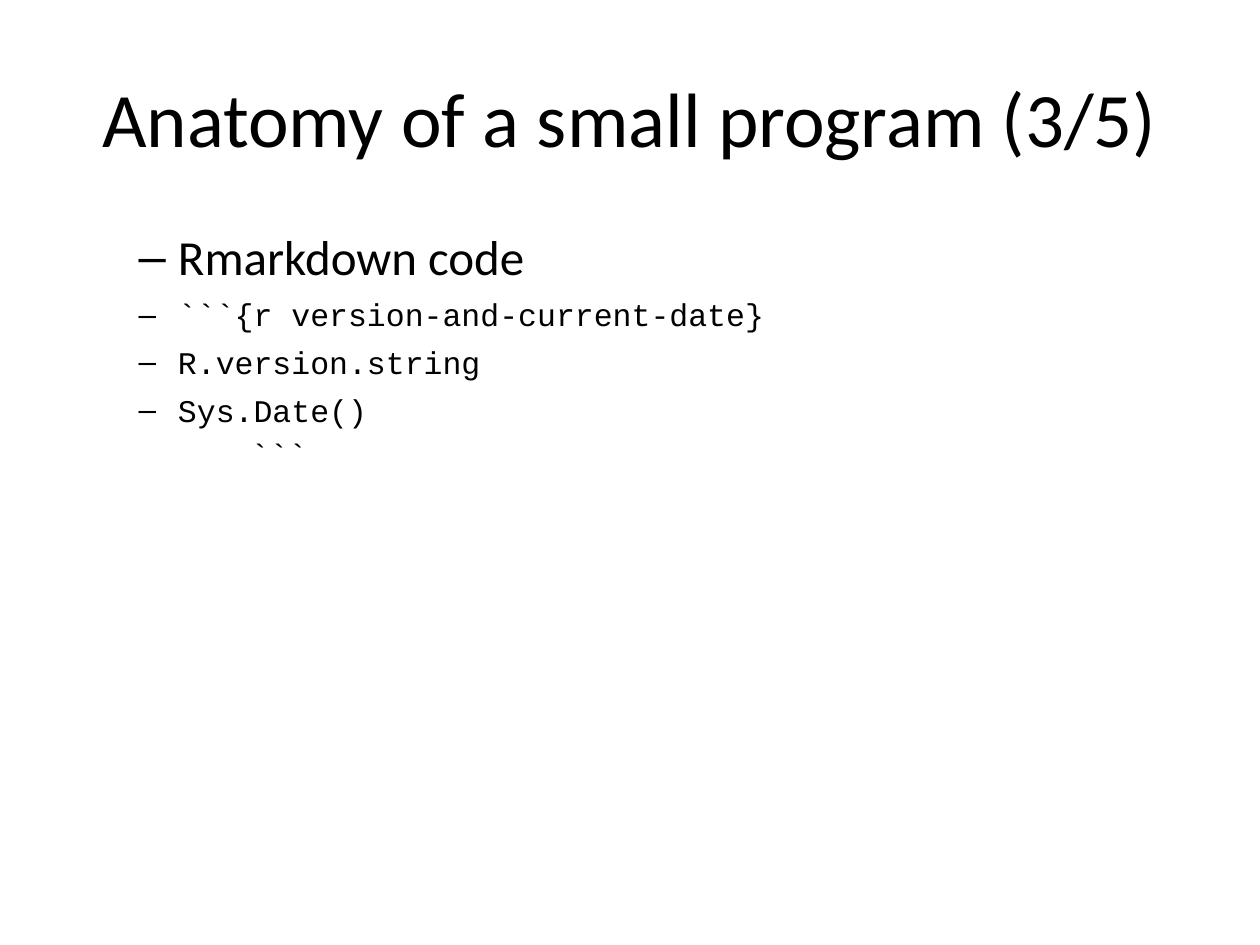
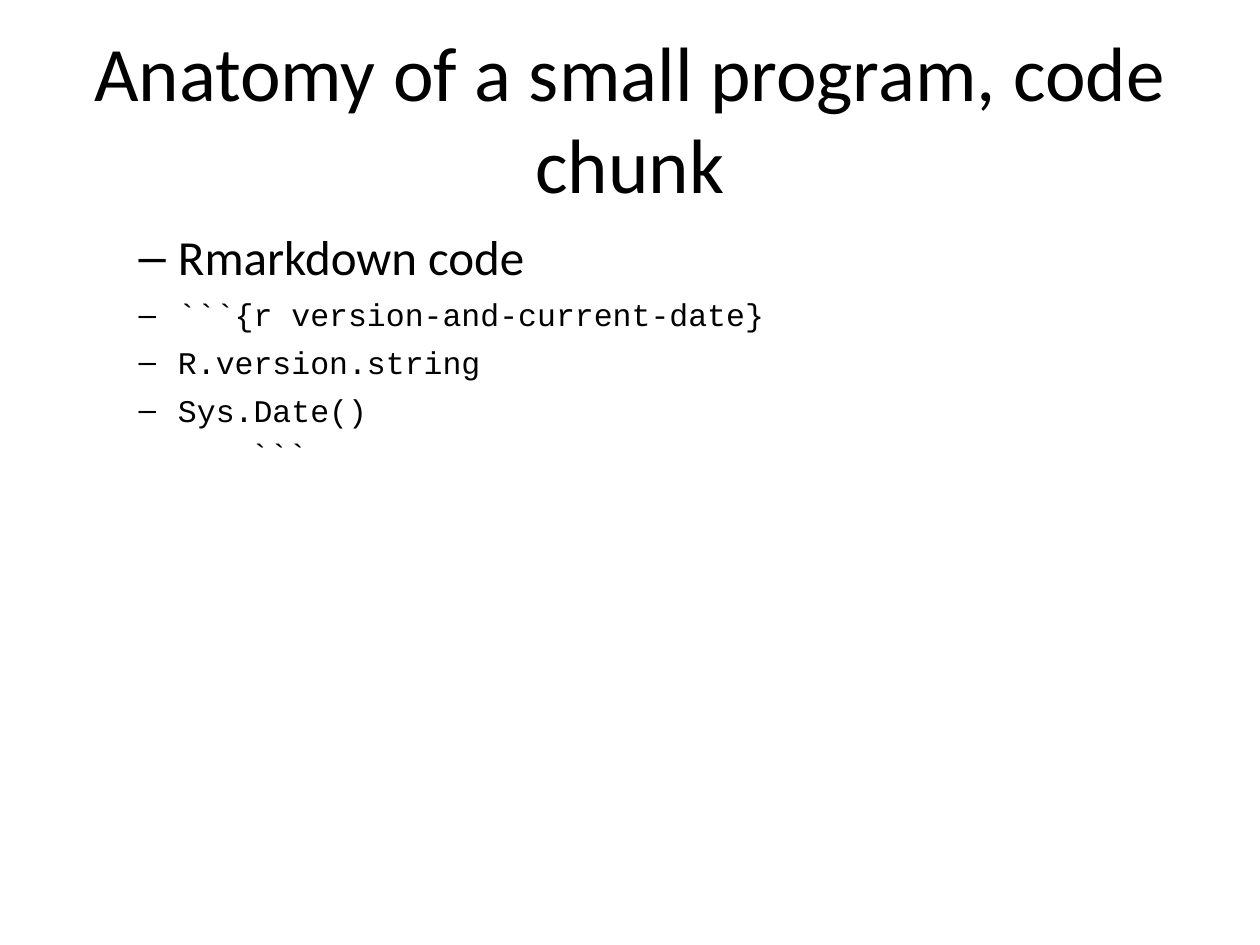
Before and after one commit to pmean/introduction-to-r, a slide deck: slide 11 of part1/src/slides.pptx (slide 10 before the commit). Drawn at 1260x945 pixels with LibreOffice and Linux fonts; fonts in the diff are those of the drawing. Boxes give left, top, right and bottom in pixels: in the first picture for what was removed or moved away, otherwise in the second. Text is boxed around its words. In the diff, an @@ line names an element or a change of style, - is before the commit and + after.

```diff
--- a/part1/src/slides.pptx
+++ b/part1/src/slides.pptx
@@ title at bbox=[94, 47, 1164, 194]: text changed @@
-Anatomy of a small program (3/5)
+Anatomy of a small program, code chunk
```
Also in this commit, not shown: 8 other slides changed, 8 slides added, 3 slides removed, 11 other files.
